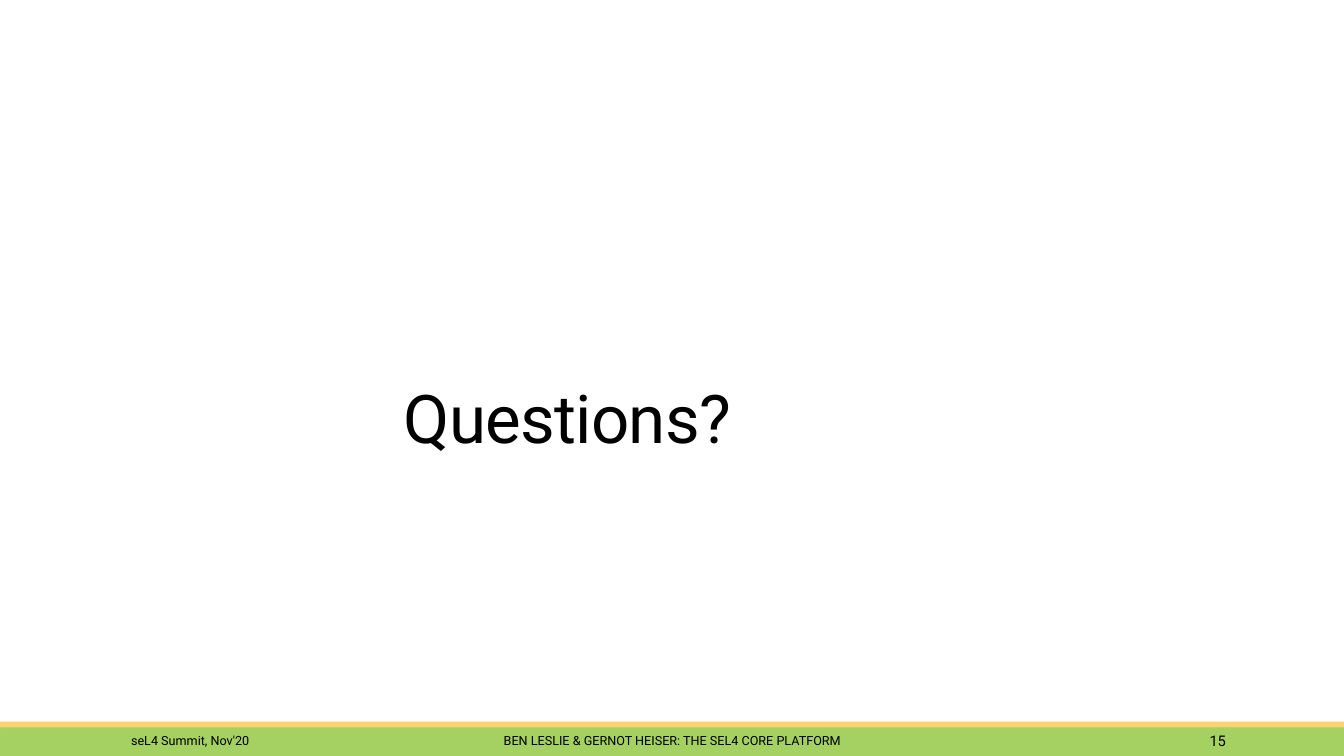
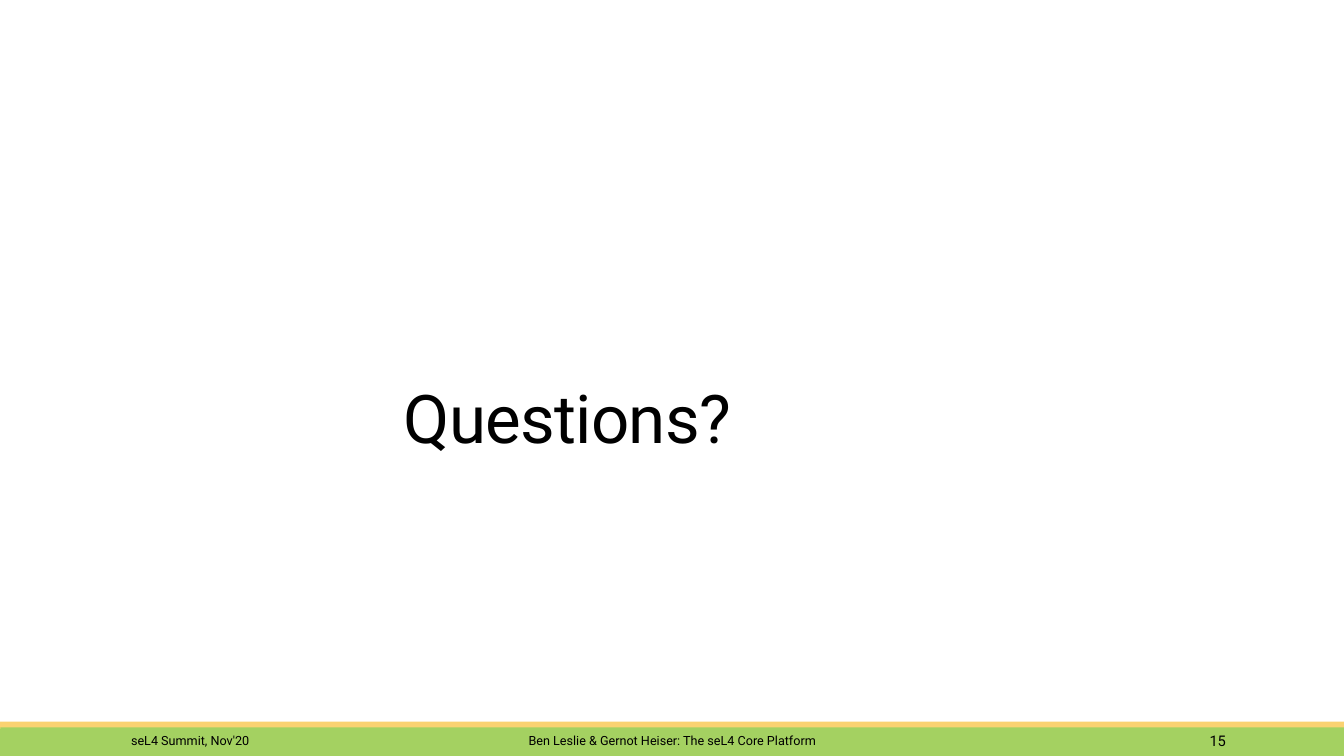
Before and after one commit to BreakawayConsulting/platform-sel4-docs, a slide deck: slide 15 of 2011-summit-platform.pptx. Drawn at 1344x756 pixels with LibreOffice and Linux fonts; fonts in the diff are those of the drawing; background and template pictures are left out. Boxes give left, top, right and bottom in pixels: in the first picture for what was removed or moved away, otherwise in the second. Text is boxed around its words. In the diff, an @@ line names an element or a change of style, - is before the commit and + after.

```diff
--- a/2011-summit-platform.pptx
+++ b/2011-summit-platform.pptx
@@ text at box(529, 735, 816, 745): text changed @@
-BEN LESLIE & GERNOT HEISER: THE SEL4 CORE PLATFORM
+Ben Leslie & Gernot Heiser: The seL4 Core Platform
```
Also in this commit, not shown: 4 other slides changed.
